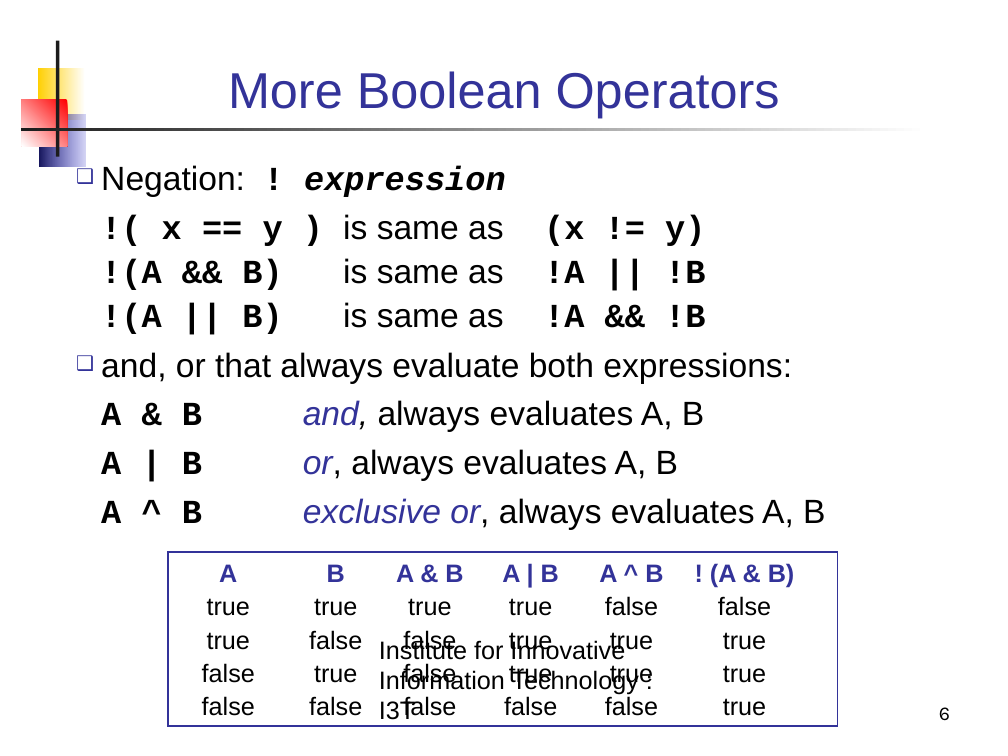
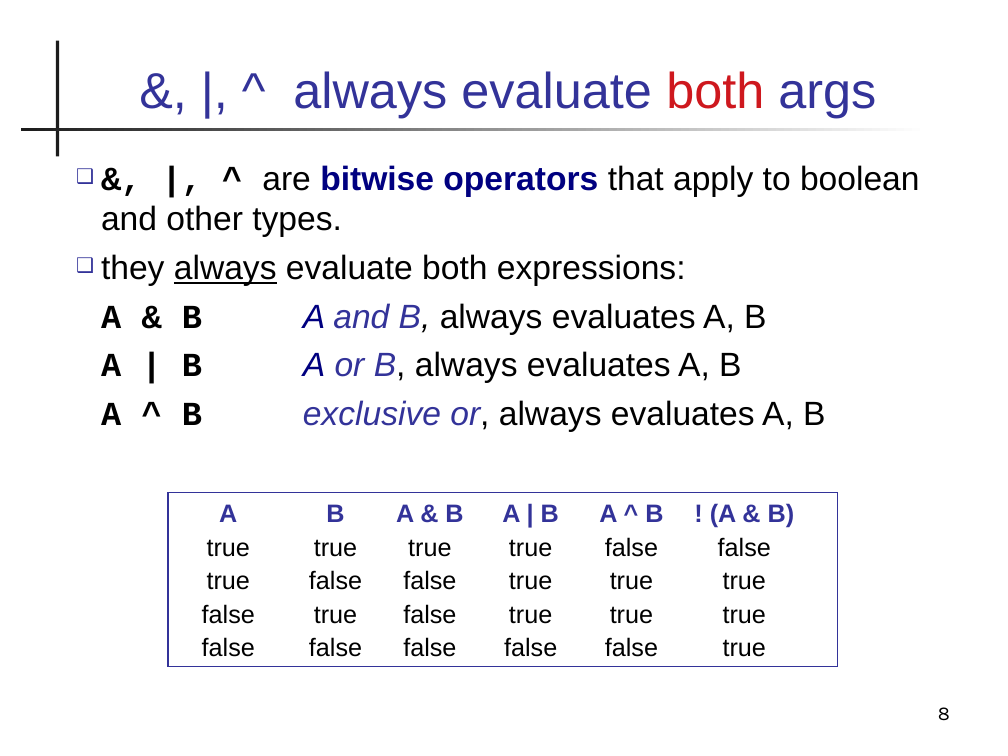
Before and after one commit to skeoop/skeoop.github.io, a slide deck: slide 8 of java-basics/10-Conditional2.ppt (slide 6 before the commit). Drawn at 1008x756 pixels with LibreOffice and Linux fonts; fonts in the diff are those of the drawing. Boxes give left, top, right and bottom in pixels: in the first picture for what was removed or moved away, otherwise in the second. Text is boxed around its words. In the diff, an @@ line names an element or a change of style, - is before the commit and + after.

```diff
--- a/java-basics/10-Conditional2.ppt
+++ b/java-basics/10-Conditional2.ppt
@@ rectangle removed at [37,68,85,120] @@
@@ title at [293,71,876,118]: text changed @@
-More Boolean Operators
+&, |, ^ always evaluate both args
@@ rectangle removed at [22,100,68,146] @@
@@ rectangle removed at [39,115,85,167] @@
@@ text at [101,165,920,383]: text changed @@
-❑ Negation: ! expression
-!( x == y ) is same as (x != y)
-!(A && B) is same as !A || !B
-!(A || B) is same as !A && !B
-❑ and, or that always evaluate both expressions:
-A & B and, always evaluates A, B
-A | B or, always evaluates A, B
+❑ &, |, ^ are bitwise operators that apply to boolean and other types.
+❑ they always evaluate both expressions:
+A & B A and B, always evaluates A, B
+A | B A or B, always evaluates A, B
@@ rectangle "A B A & B ...": place and size @@
-rectangle "A B A & B ..." at [168,552,838,727]
+rectangle "A B A & B ..." at [168,493,838,667]
@@ text removed at [379,639,639,720] @@
-Institute for Innovative Information Technology : I3T
@@ page number at [938,707,950,721]: text changed @@
-6
+8
```
Also in this commit, not shown: 21 other slides changed, 3 slides added, 8 slides removed, 14 other files.
